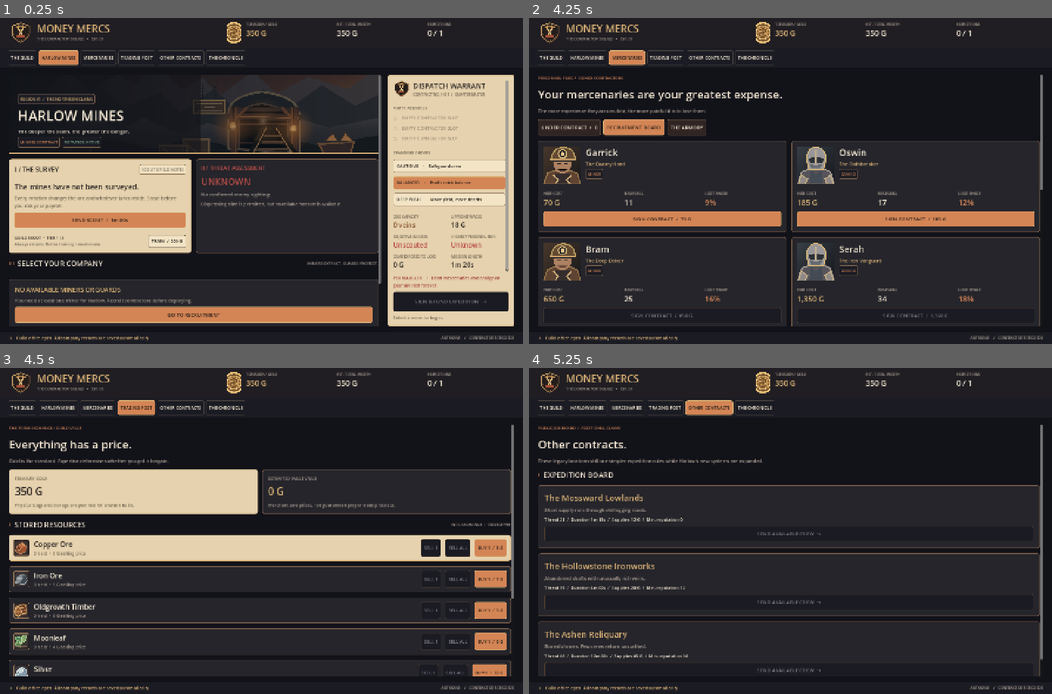
Above: before the commit, frames 1-4 (two rows, left to right).
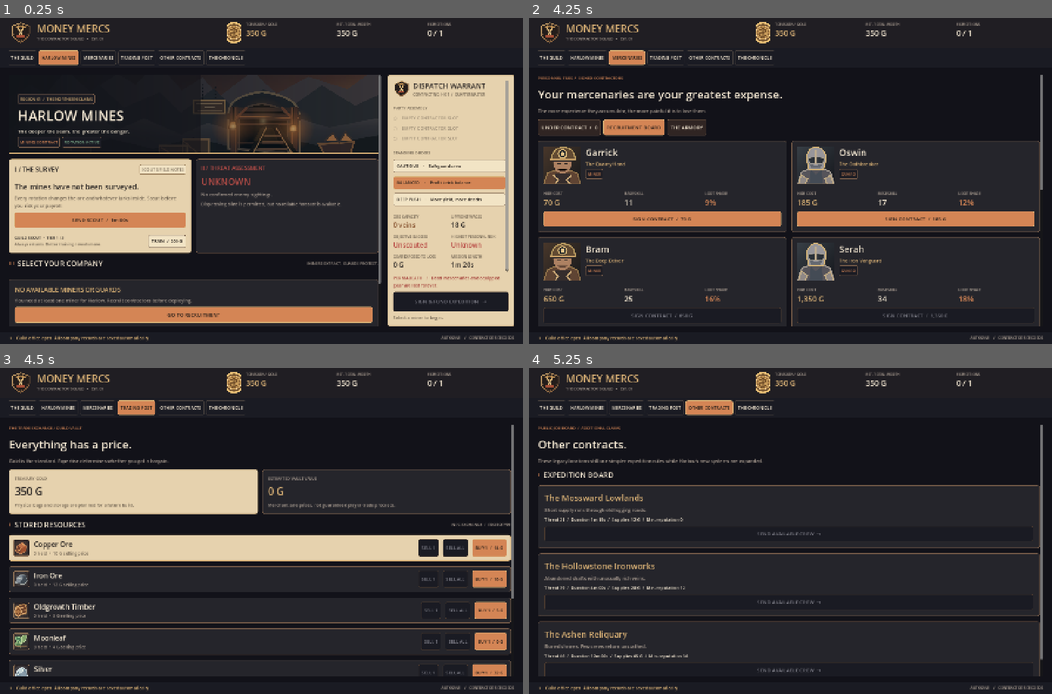
Above: after the commit, the same moments.

Repository: wiings3/Hellfare
Game: Godot game, scene res://scenes/main.tscn
Same seed, same stepped clock (60 frames per second), same inputs: the game is played once before the commit and once after it.
Inputs:
- Up to frame 1 (0.25 s): no input
- Up to frame 2 (4.25 s): click "GO TO RECRUITMENT" at 0.5 s; click "THE GUILD" at 1.25 s; click "HARLOW MINES" at 2 s; click "GO TO RECRUITMENT" at 2.75 s; click "MERCENARIES" at 3.5 s
- Up to frame 3 (4.5 s): click "TRADING POST" at 4.25 s
- Up to frame 4 (5.25 s): click "OTHER CONTRACTS" at 5 s

Frames 1-2 are identical in both runs. In frame 3, 0.3% of the frame differs, in the area x 10-96%, y 52-68%; in frame 4, nothing differs.

Commit message:
Balance early ore returns and allow armory liquidation with bounded emergency advances

Diff:
--- a/scripts/game_state.gd
+++ b/scripts/game_state.gd
@@ -19,7 +19,7 @@
 	"relic": "Recovered from forgotten sites. Used by master craftsmen.",
 	"sovereign": "The rarest currency. Required for a mythical-tier equipment upgrade."
 }
-const BASE_PRICE := {"copper": 7, "iron": 6, "timber": 4, "herbs": 5, "silver": 28, "crystal": 75, "relic": 550, "sovereign": 12500}
+const BASE_PRICE := {"copper": 12, "iron": 14, "timber": 4, "herbs": 5, "silver": 28, "crystal": 75, "relic": 550, "sovereign": 12500}
 
 const RECRUITS := [
 	{"id": "garrick", "name": "Garrick", "role": "Miner", "title": "The Quarry Hand", "skill": 11, "hire": 70, "wage": 9, "share": 0.09},
@@ -477,6 +477,20 @@
 	save_game()
 	return "Purchased %s for %d gold." % [str(definition["name"]), cost]
 
+func sell_equipment(uid: String) -> String:
+	for i in range(equipment_inventory.size()):
+		var item: Dictionary = equipment_inventory[i]
+		if str(item.get("uid", "")) != uid:
+			continue
+		var name: String = V05.item_name(item)
+		var value: int = maxi(1, int(floor(float(item_definition(str(item["key"]))["cost"]) * 0.65)))
+		equipment_inventory.remove_at(i)
+		gold += value
+		_apply_relief_payment()
+		save_game()
+		return "Sold %s for %d gold." % [name, value]
+	return "Only loose equipment in the armory may be sold."
+
 func equip_item(merc_id: String, uid: String) -> String:
 	var merc: Dictionary = merc_by_id(merc_id)
 	if merc.is_empty() or not is_available(merc):
@@ -518,8 +532,10 @@
 	return "%s placed %s into the armory." % [str(merc["name"]), V05.item_name(item)]
 
 func guild_relief() -> String:
-	if not crew.is_empty() or not missions.is_empty() or gold >= 60:
-		return "Relief is reserved for companies without a crew or enough capital."
+	if not missions.is_empty() or gold >= 28:
+		return "The guild issues advances only when you cannot afford a basic expedition."
+	if relief_debt >= 440:
+		return "The guild will not extend more credit until you repay some debt."
 	gold += 90
 	relief_debt += 110
 	relief_count += 1
